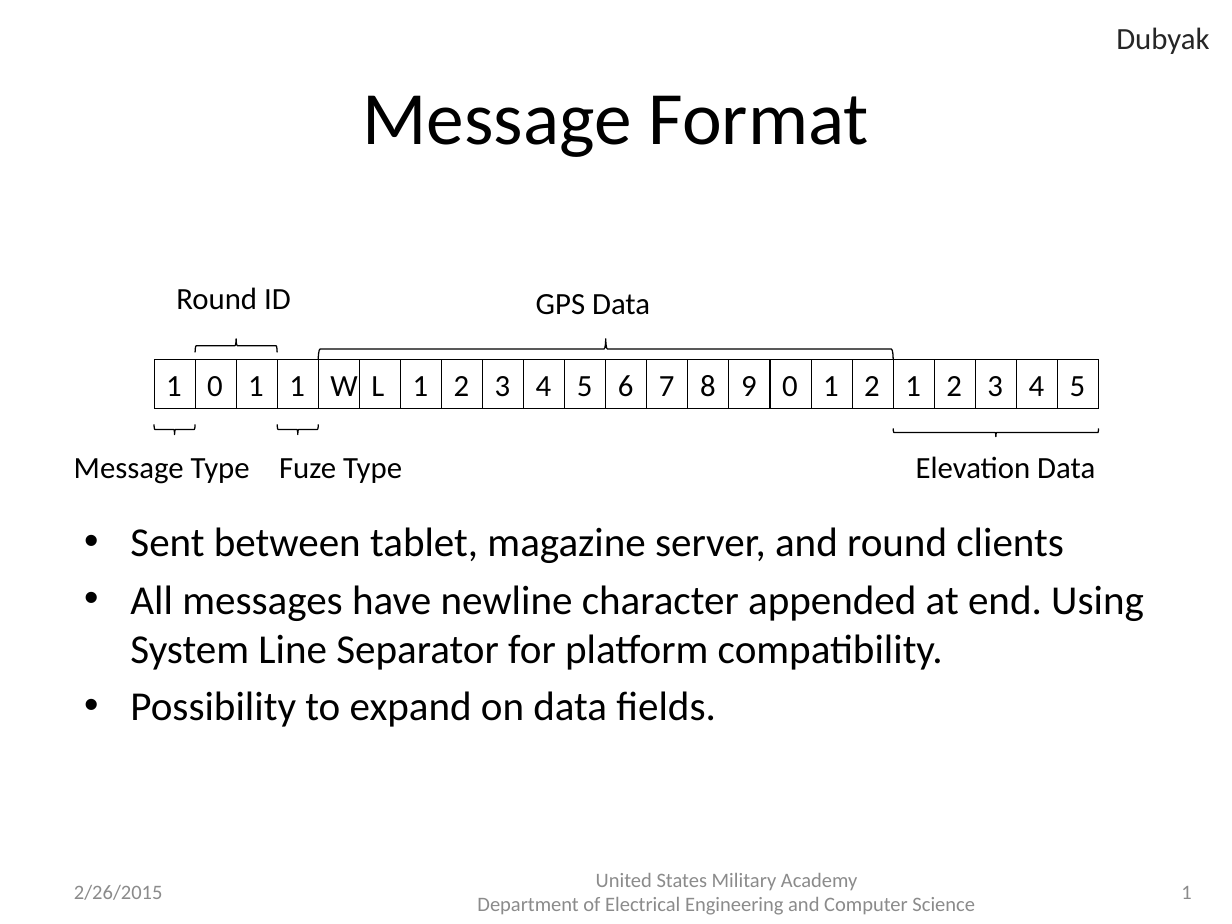
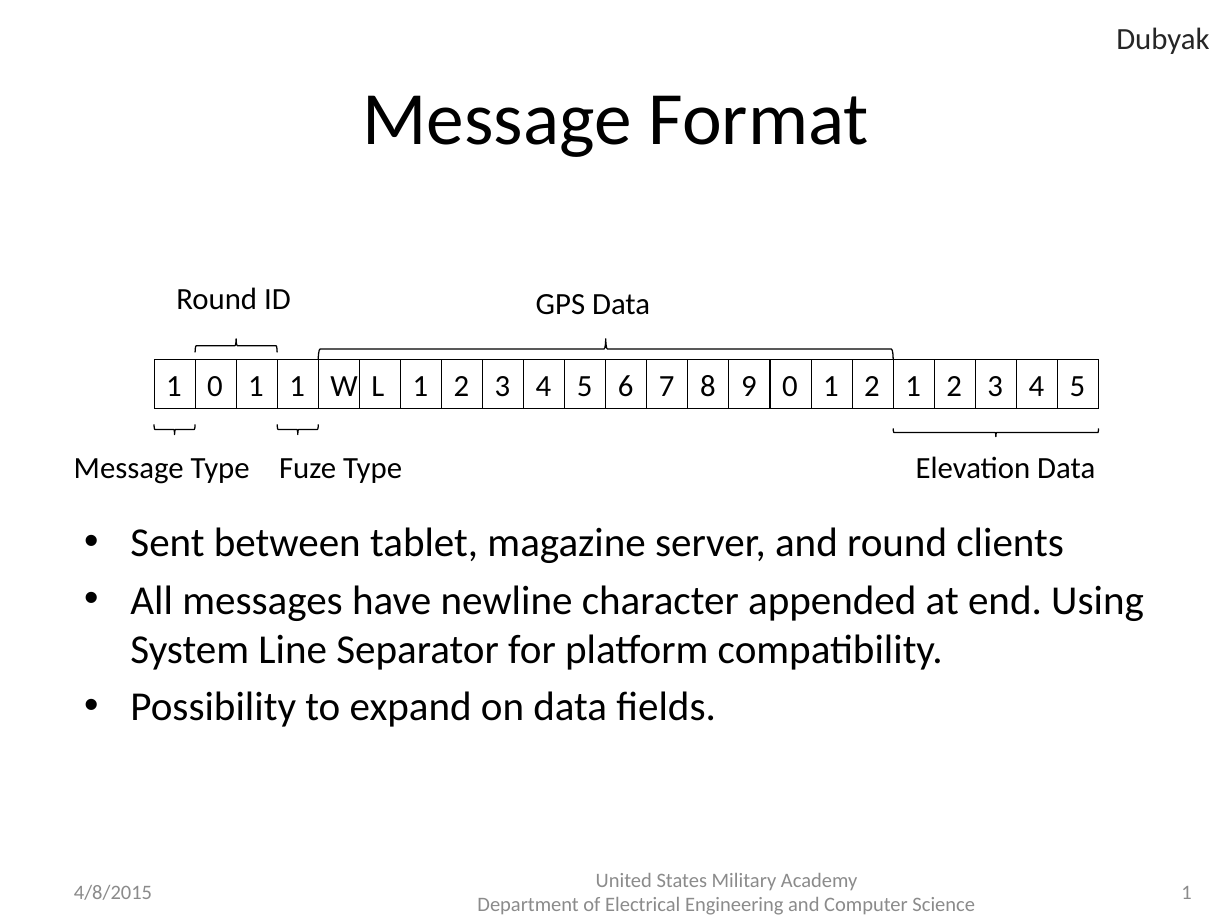
Before and after one commit to USMA-ROAMS/ROAMS, a slide deck: slide 1 of Documentation/MESSAGE PROTOCOL.pptx. Drawn at 1232x924 pixels with LibreOffice and Linux fonts; fonts in the diff are those of the drawing. Boxes give left, top, right and bottom in pixels: in the first picture for what was removed or moved away, otherwise in the second. Text is boxed around its words. In the diff, an @@ line names an element or a change of style, - is before the commit and + after.

```diff
--- a/Documentation/MESSAGE PROTOCOL.pptx
+++ b/Documentation/MESSAGE PROTOCOL.pptx
@@ text at box(74, 885, 152, 900): text changed @@
-2/26/2015
+4/8/2015
```
Also in this commit, not shown: 1 other slide changed, 33 other files.
